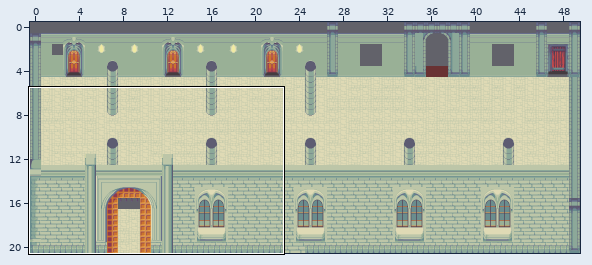
Tiled map: resources/map/castle_hallway.tmx. Above, an overview of the earlier version with the close-up marked.
Close-up. Before the commit:
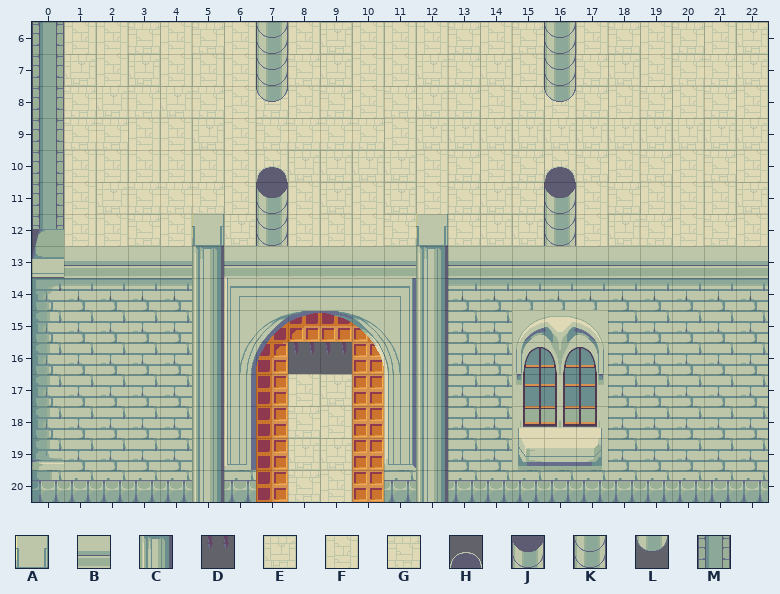
Cells are 32x32 px. Shown: x 0..22, y 6..20. The commit also changed other parts of the map, which this record leaves out.
Key: from "castle_outside": A 38, B 41, C 55, D 98; from "castlefloors_outside": E 1, F 5, G 6; from "castlewalls": H 0, J 12, K 24, L 60, M 160.
_ is an empty cell, # one hidden under a higher layer.
Layers that did not change in this view are not listed.
Layer "background" before, first column x 0:
 6 MFFGFGF#FEFFFGFG#FGFGFE
 7 MEFEFFF#GEFFEGEF#GEFGGE
 8 MGEGEGFGFGFGEGFGFGFGFGF
 9 MGGFFEFGGGGFEEEEEEEEEEE
10 MFFFFFFFEEEEFGFGFGFGFGF
11 MFEGGGF#FEFEFGEG#FGFFFE
12 MFFGF#E#FFFG#GEE#FEGFGF
13 #######################
14 #######################
15 #######################
16 ########DD#############
17 ########FE#############
18 ########GF#############
19 ########EE#############
20 ########GF#############
Layer "pillars" before, first column x 0:
 6 _______K________K______
 7 _______K________K______
 8 _______L________L______
 9 _______________________
10 _______H________H______
11 _______J________J______
12 _______K________K______
13 _______________________
14 _______________________
15 _______________________
16 _______________________
17 _______________________
18 _______________________
19 _______________________
20 _______________________
Layer "background overlay" before, first column x 0:
 6 _______________________
 7 _______________________
 8 _______________________
 9 _______________________
10 _______________________
11 _______________________
12 _____A______A__________
13 _BBBBCBBBBBBCBBBBBBBBBB
14 _______________________
15 _______________________
16 _______________________
17 _______________________
18 _______________________
19 _______________________
20 _______________________
After the commit:
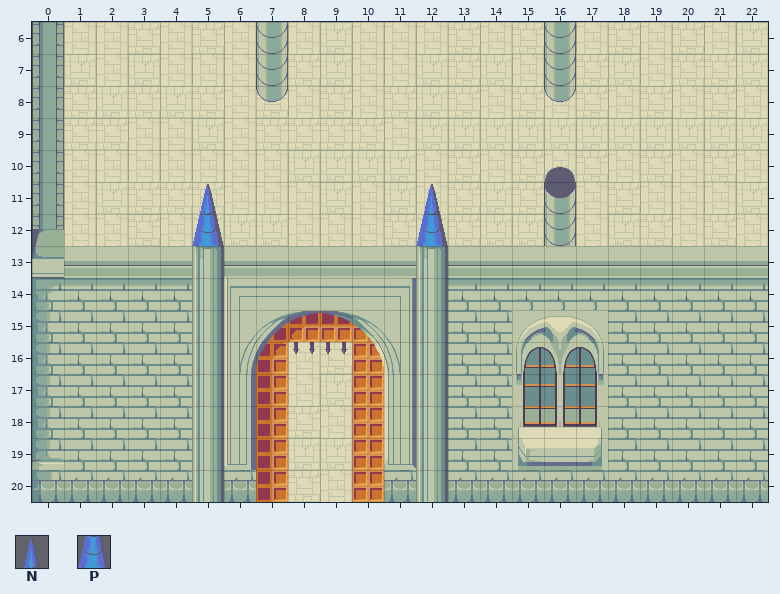
Further tiles: from "castle_outside": N 2, P 19.
Diff:
Layer "background":
y 16: x 8..9 DD -> FG
Layer "pillars":
y 10: x 7 H -> _
y 11: x 7 J -> _
y 12: x 7 K -> _
Layer "background overlay":
y 11: x 5 _ -> N; x 12 _ -> N
y 12: x 5 A -> P; x 12 A -> P
y 16: x 8..9 __ -> DD
Changed places in both close-ups, as pixel boxes (x1, y1, x2, y2):
removed: (256, 166, 288, 246)
changed: (192, 184, 224, 246)
changed: (416, 184, 448, 246)
changed: (288, 342, 352, 374)
